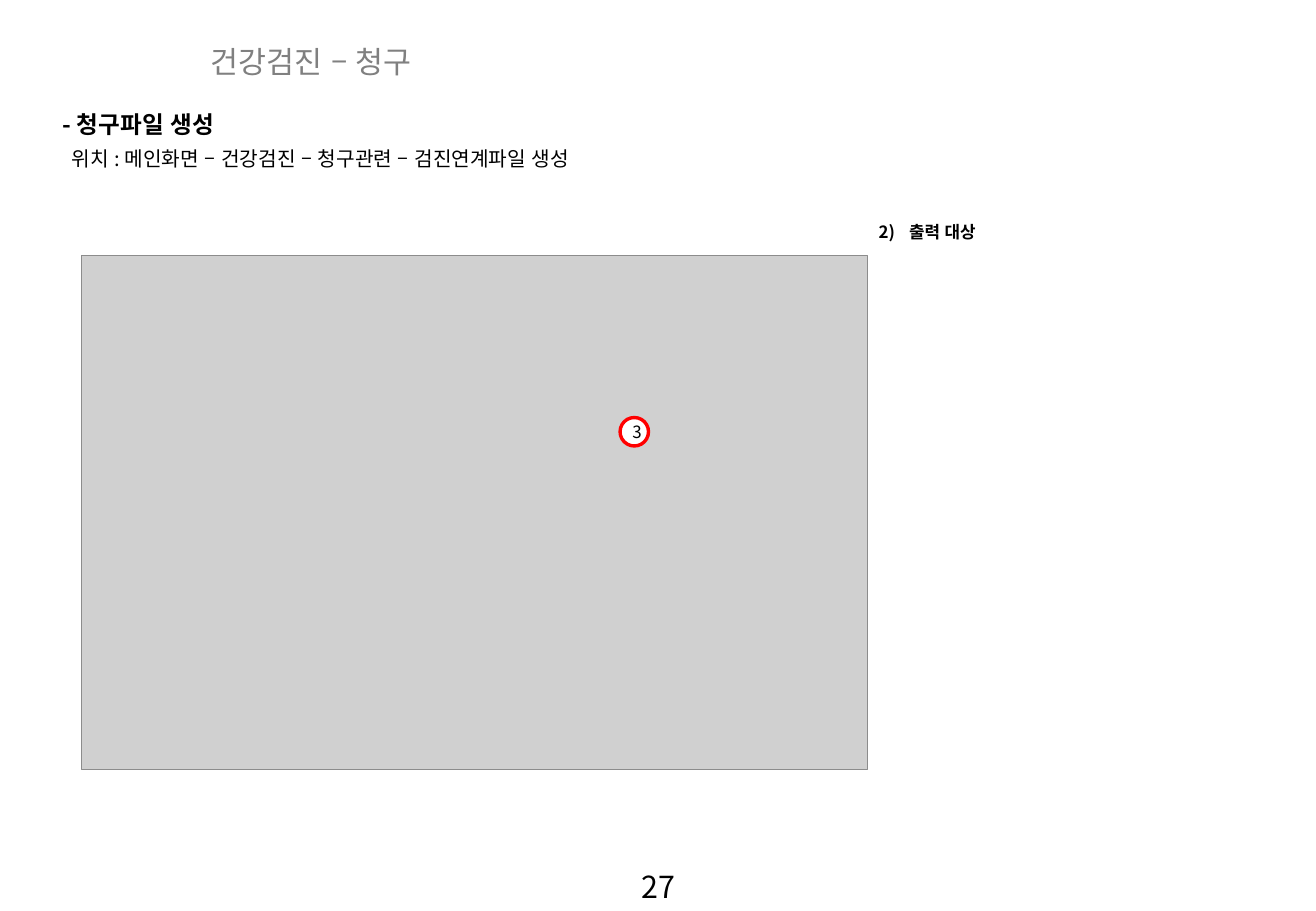
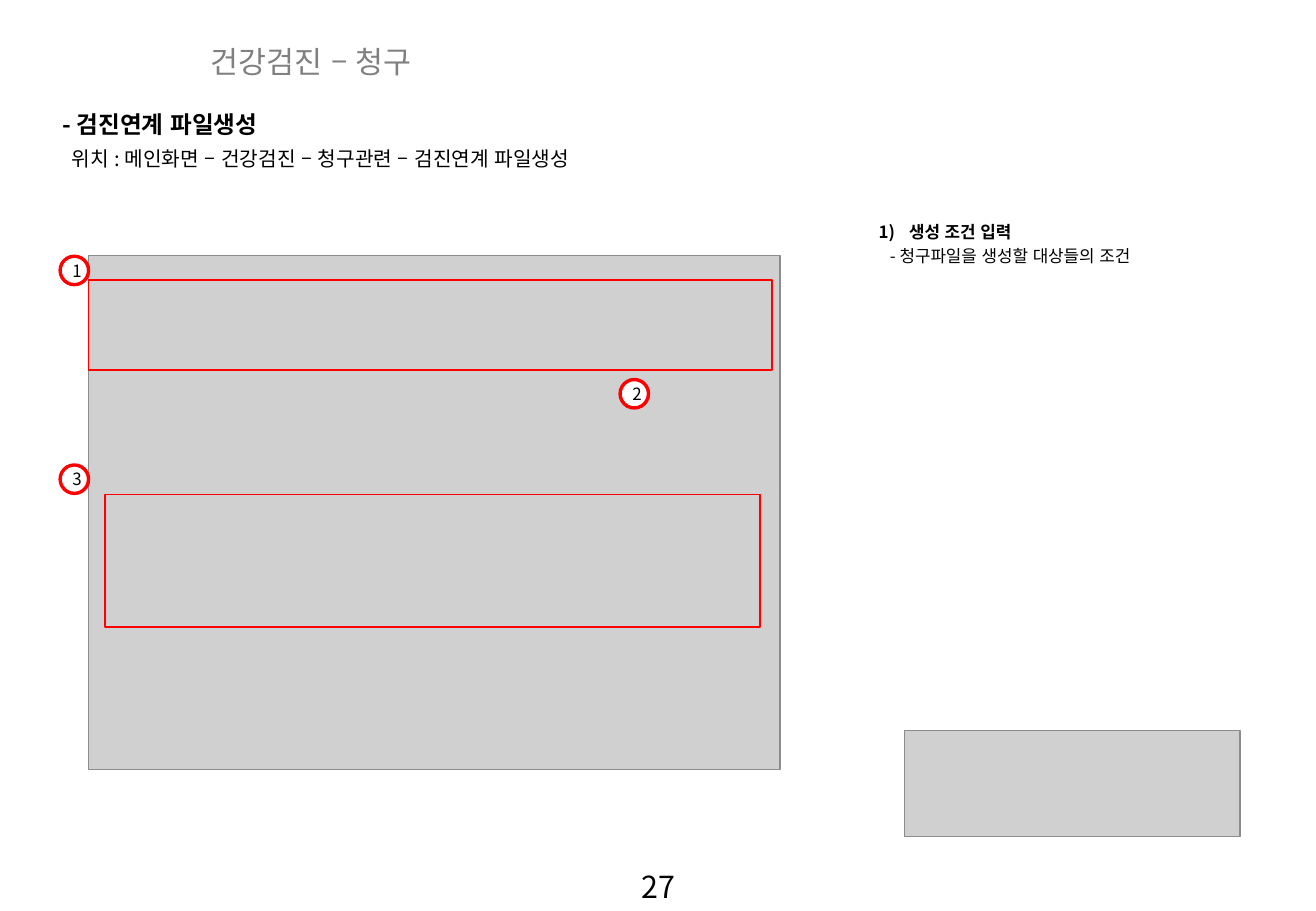
Before and after one commit to zooxop/ailiss_manual, a slide deck: slide 28 of manual/앨리스_매뉴얼_작업중.pptx. Drawn at 1316x911 pixels with LibreOffice and Linux fonts; fonts in the diff are those of the drawing; grey boxes stand for pictures; background and template pictures are left out. Boxes give left, top, right and bottom in pixels: in the first picture for what was removed or moved away, otherwise in the second. Text is boxed around its words. In the diff, an @@ line names an element or a change of style, - is before the commit and + after.

Commit message:
청구파일생성 하다말았음

```diff
--- a/manual/앨리스_매뉴얼_작업중.pptx
+++ b/manual/앨리스_매뉴얼_작업중.pptx
@@ text at [77,113,257,135]: text changed @@
-- 청구파일 생성
+- 검진연계 파일생성
@@ text at [72,149,569,168]: spaces changed @@
-위치 : 메인화면 – 건강검진 – 청구관련 – 검진연계파일 생성
+위치 : 메인화면 – 건강검진 – 청구관련 – 검진연계 파일생성
@@ text at [900,224,1130,264]: text changed; bold off @@
-2) 출력 대상
+1) 생성 조건 입력
+- 청구파일을 생성할 대상들의 조건
@@ ellipse added at [60,256,87,284], fill #FFFFFF, outline #FF0000 2 pt, 10 pt, text #000000 @@
+1
@@ picture: place and size @@
-picture at [81,255,868,769]
+picture at [89,255,780,769]
@@ rectangle added at [89,281,773,371], outline #FF0000 1 pt @@
@@ ellipse added at [620,379,648,407], fill #FFFFFF, outline #FF0000 2 pt, 10 pt, text #000000 @@
+2
@@ ellipse "3": place and size @@
-ellipse "3" at [620,418,648,446]
+ellipse "3" at [60,465,87,493]
@@ rectangle added at [106,495,761,627], outline #FF0000 1 pt @@
@@ picture added at [905,732,1241,837] @@
```
Also in this commit, not shown: 2 other slides changed.
